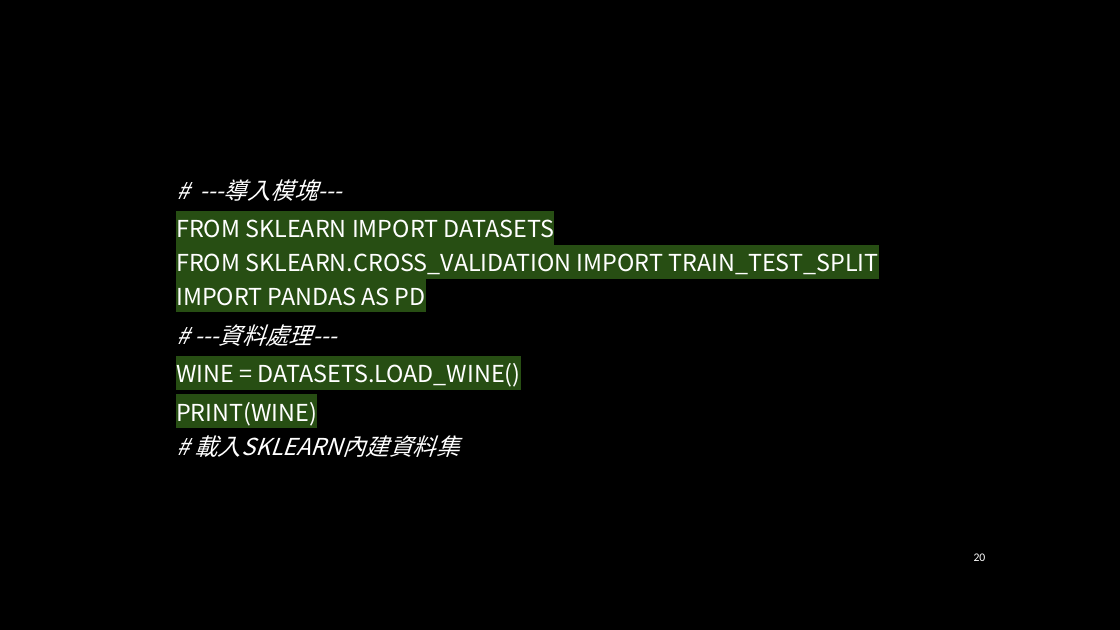
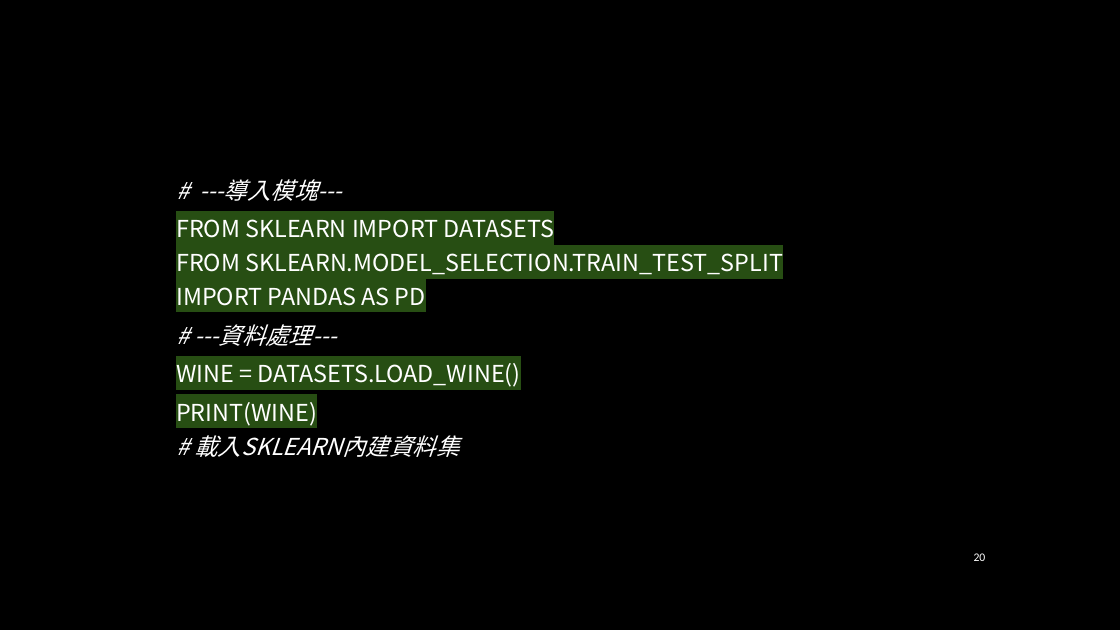
Before and after one commit to jiaweichang/biography, a slide deck: slide 20 of slides/10801/Python進階程式設計/[W5] Classification Theories and Exercises.pptx. Drawn at 1120x630 pixels with LibreOffice and Linux fonts; fonts in the diff are those of the drawing; background and template pictures are left out. Boxes give left, top, right and bottom in pixels: in the first picture for what was removed or moved away, otherwise in the second. Text is boxed around its words. In the diff, an @@ line names an element or a change of style, - is before the commit and + after.

```diff
--- a/slides/10801/Python進階程式設計/[W5] Classification Theories and Exercises.pptx
+++ b/slides/10801/Python進階程式設計/[W5] Classification Theories and Exercises.pptx
@@ text at (176,219,784,306): text changed @@
-FROM SKLEARN IMPORT DATASETS
-FROM SKLEARN.CROSS_VALIDATION IMPORT TRAIN_TEST_SPLIT
-IMPORT PANDAS AS PD
+FROM SKLEARN IMPORT DATASETS
+FROM SKLEARN.MODEL_SELECTION.TRAIN_TEST_SPLIT
+IMPORT PANDAS AS PD
```
Also in this commit, not shown: 1 other file.
